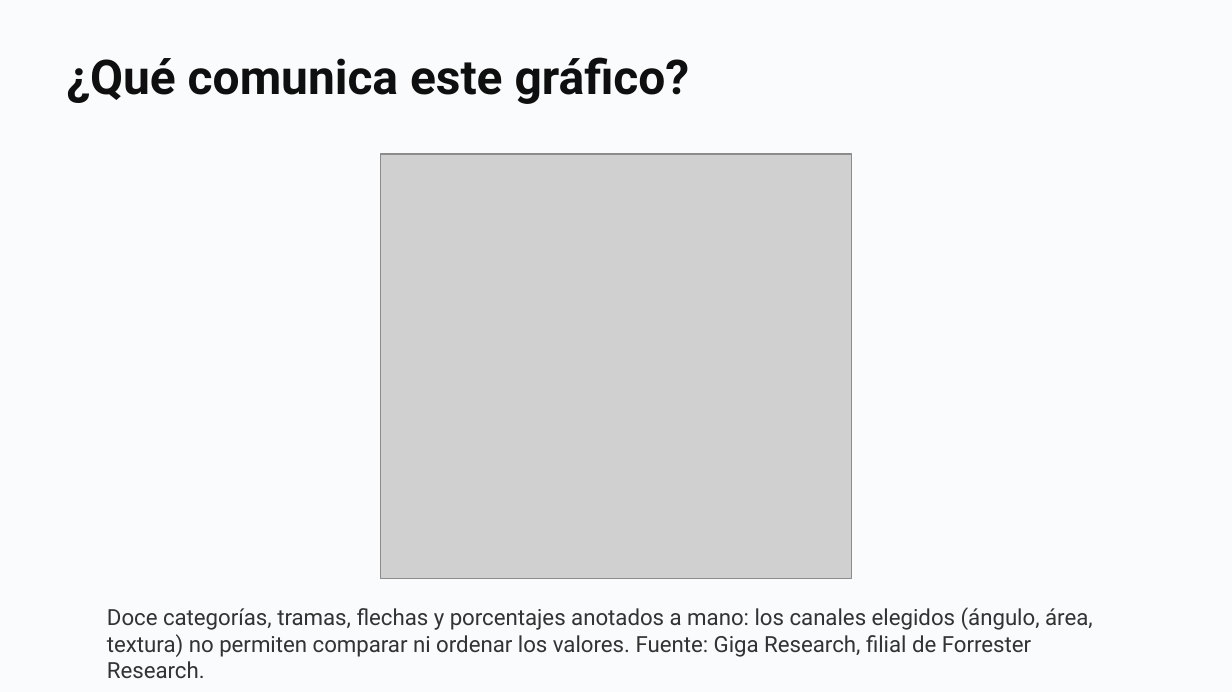
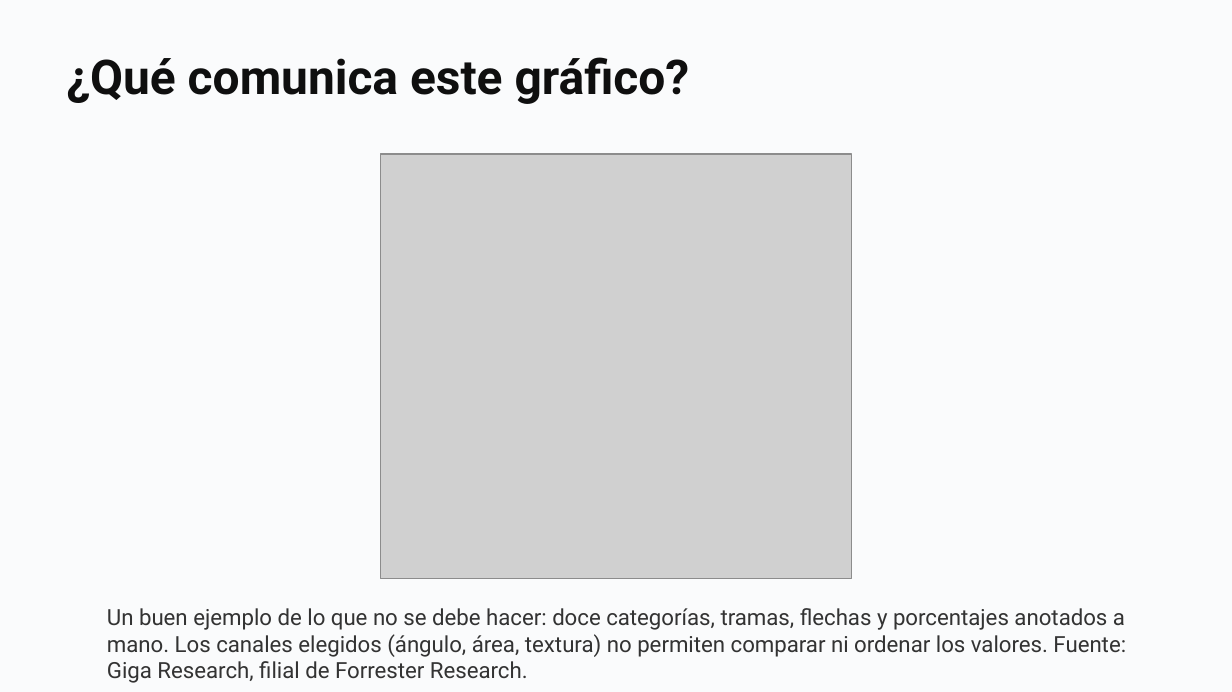
Before and after one commit to daniopitz/cienciadatos, a slide deck: slide 28 of presentaciones/clase03_visualizacion_eda.pptx. Drawn at 1232x692 pixels with LibreOffice and Linux fonts; fonts in the diff are those of the drawing; grey boxes stand for pictures. Boxes give left, top, right and bottom in pixels: in the first picture for what was removed or moved away, otherwise in the second. Text is boxed around its words. In the diff, an @@ line names an element or a change of style, - is before the commit and + after.

```diff
--- a/presentaciones/clase03_visualizacion_eda.pptx
+++ b/presentaciones/clase03_visualizacion_eda.pptx
@@ text at (107, 608, 1126, 683): text changed @@
-Doce categorías, tramas, flechas y porcentajes anotados a mano: los canales elegidos (ángulo, área, textura) no permiten comparar ni ordenar los valores. Fuente: Giga Research, filial de Forrester Research.
+Un buen ejemplo de lo que no se debe hacer: doce categorías, tramas, flechas y porcentajes anotados a mano. Los canales elegidos (ángulo, área, textura) no permiten comparar ni ordenar los valores. Fuente: Giga Research, filial de Forrester Research.
```
Also in this commit, not shown: 1 other file.
